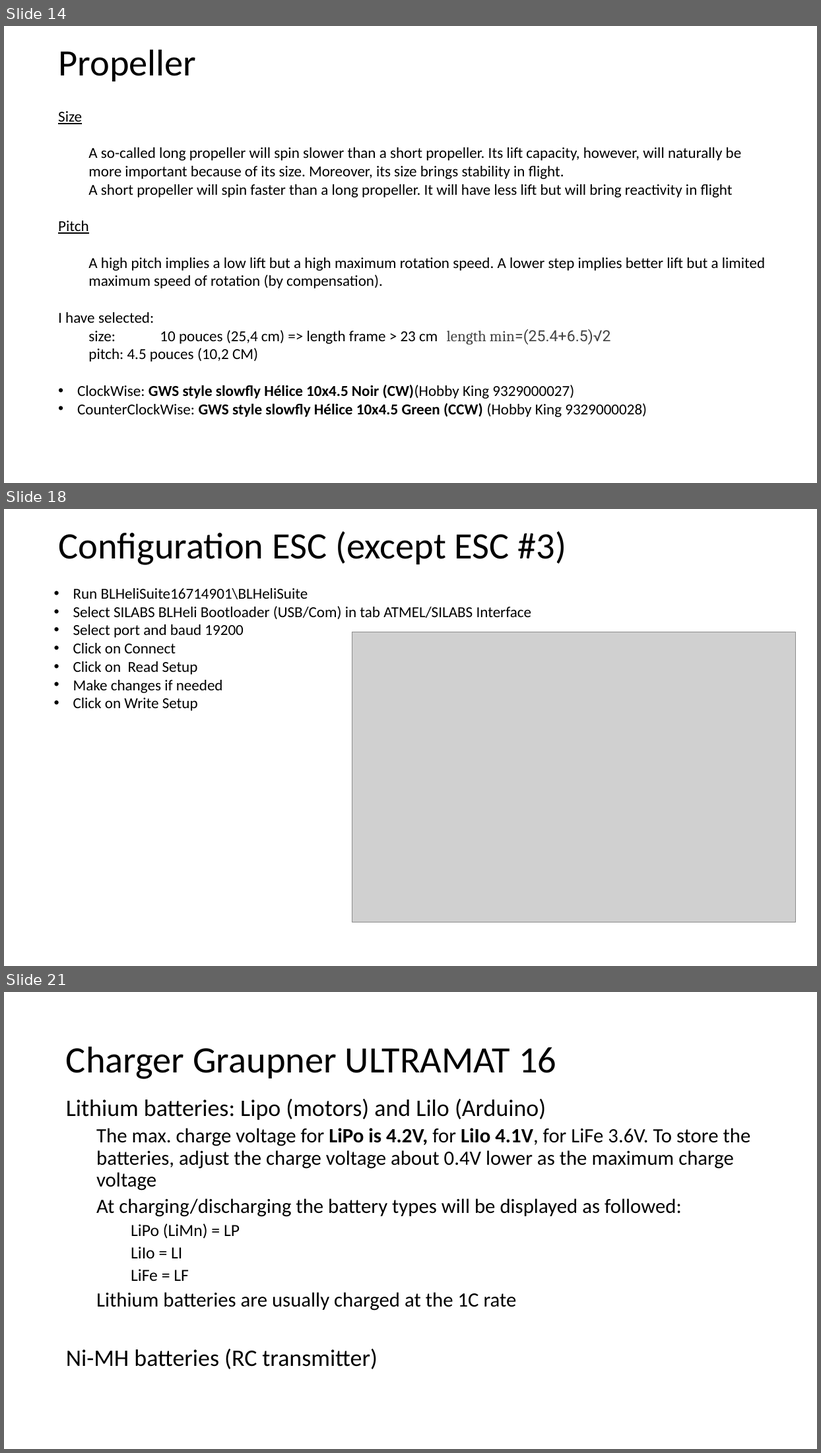
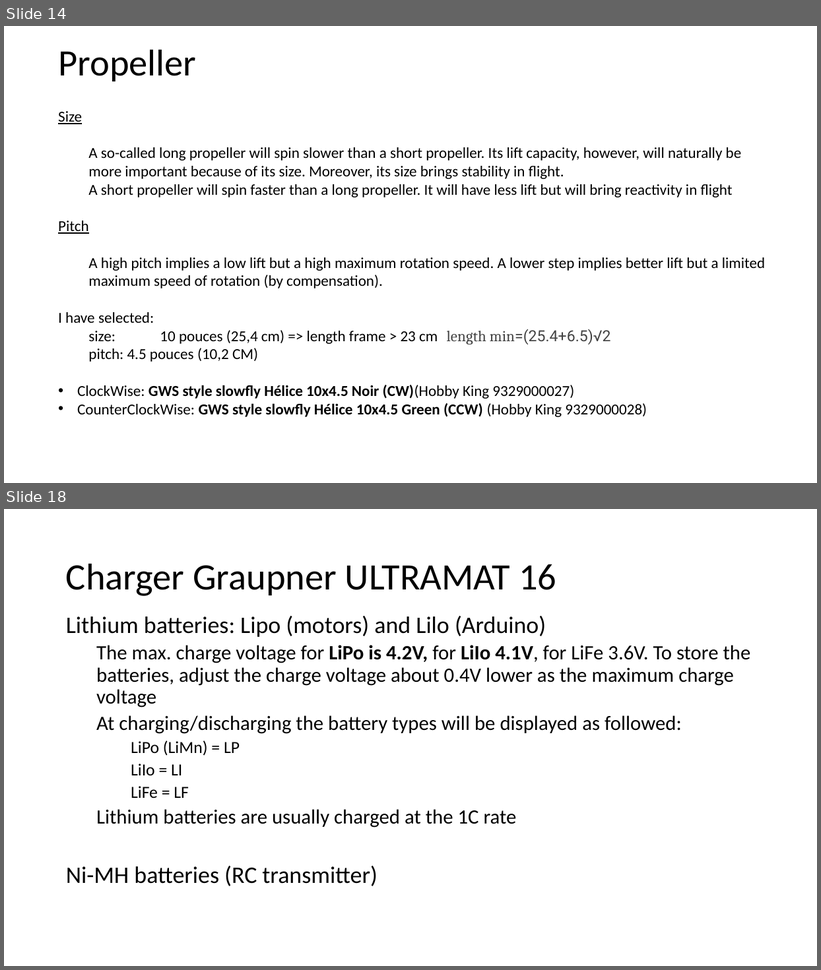
Before and after one commit to RobotEdh/RobotMicroControl, a slide deck: libraries/Diagramm Drone.pptx. Shown one above the other, each under a label of ours: slides 14, 18 and 21 before the commit, slides 14 and 18 after it; the slides between them are not shown. The pictures are 821x1453 and 821x970 pixels, drawn with LibreOffice and Linux fonts; fonts in the diff are those of the drawing; grey boxes stand for pictures. Boxes give left, top, right and bottom in pixels: in the first picture for what was removed or moved away, otherwise in the second. Text is boxed around its words. In the diff, an @@ line names an element or a change of style, - is before the commit and + after.

```diff
--- a/libraries/Diagramm Drone.pptx
+++ b/libraries/Diagramm Drone.pptx
@@ slide 18 removed at (4,509,817,966), background #FFFFFF @@
@@ title removed at (58,531,567,565) @@
-Configuration ESC (except ESC #3)
@@ text removed at (73,588,532,711) @@
-• Run BLHeliSuite16714901\BLHeliSuite
-• Select SILABS BLHeli Bootloader (USB/Com) in tab ATMEL/SILABS Interface
-• Select port and baud 19200
-• Click on Connect
-• Click on Read Setup
-• Make changes if needed
-• Click on Write Setup
@@ picture removed at (352,632,797,923) @@
@@ what was slide 21 is now slide 18 @@
```
Also in this commit, not shown: 5 slides changed, 2 other slides removed, 4 other files.
